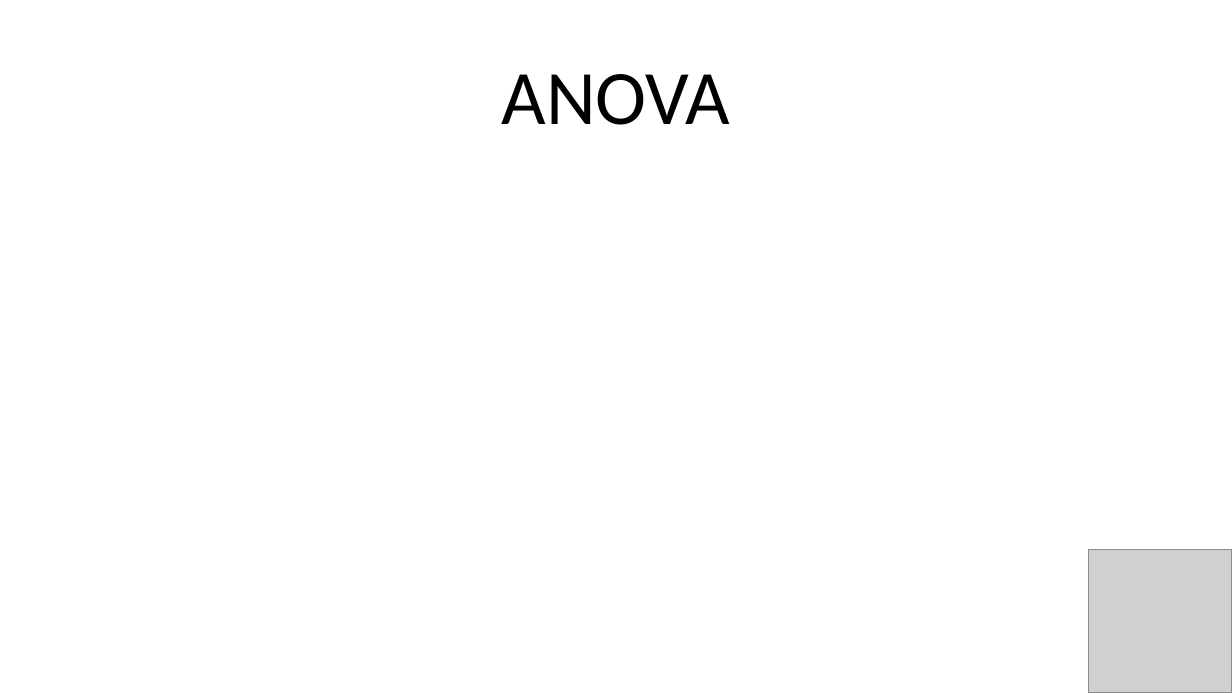
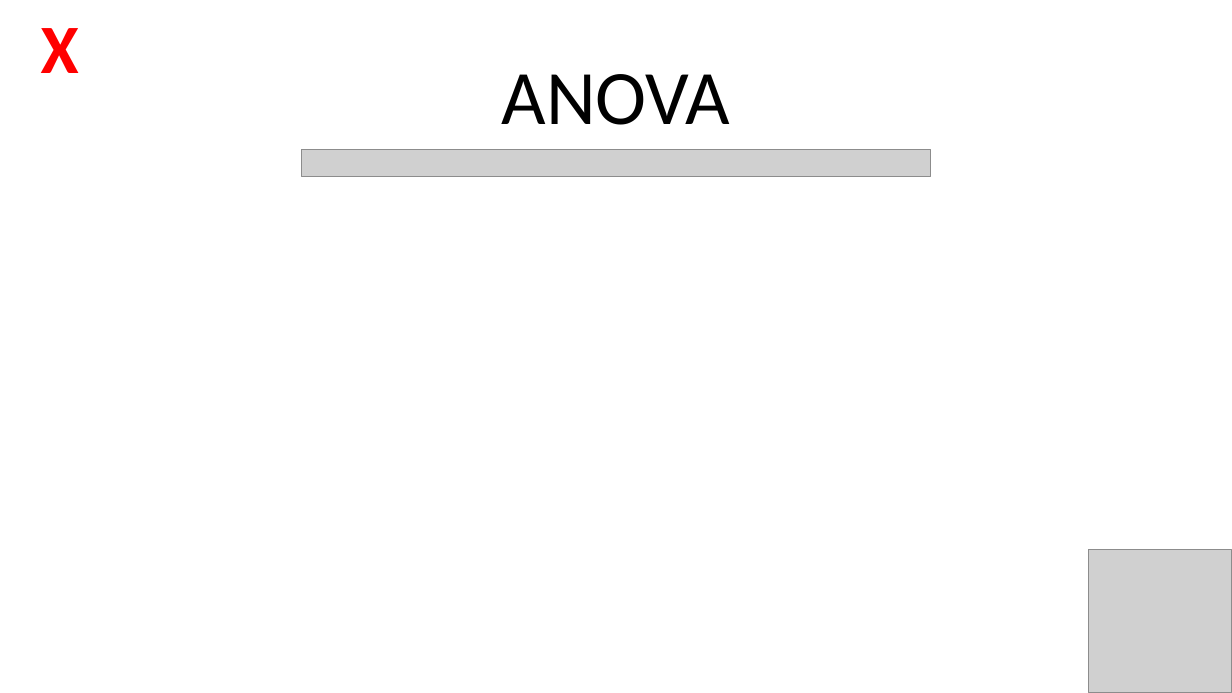
Before and after one commit to Julien-paulet/Projet_7, a slide deck: slide 29 of Présentation.pptx (slide 20 before the commit). Drawn at 1232x693 pixels with LibreOffice and Linux fonts; fonts in the diff are those of the drawing; grey boxes stand for pictures. Boxes give left, top, right and bottom in pixels: in the first picture for what was removed or moved away, otherwise in the second. Text is boxed around its words. In the diff, an @@ line names an element or a change of style, - is before the commit and + after.

```diff
--- a/Présentation.pptx
+++ b/Présentation.pptx
@@ text added at [41, 28, 79, 73], 54 pt, text #FF0000, bold @@
+X
@@ picture added at [301, 150, 931, 177] @@
```
Also in this commit, not shown: 13 other slides changed, 11 slides added, 2 slides removed, 3 other files.
